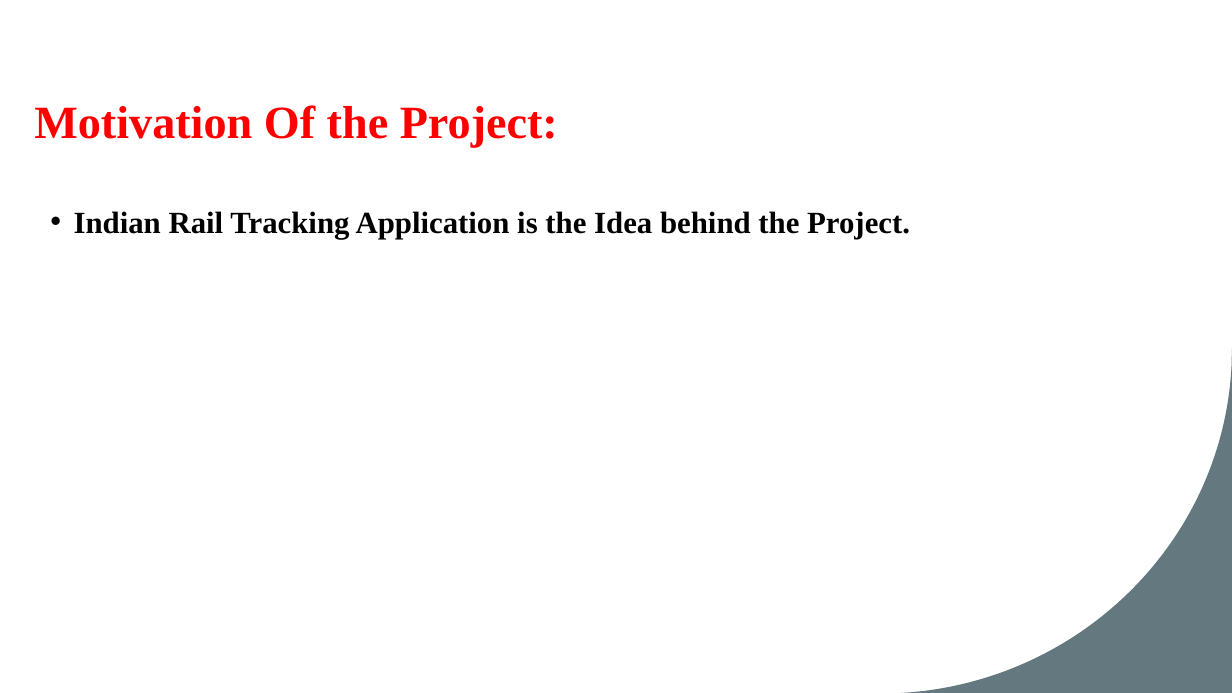
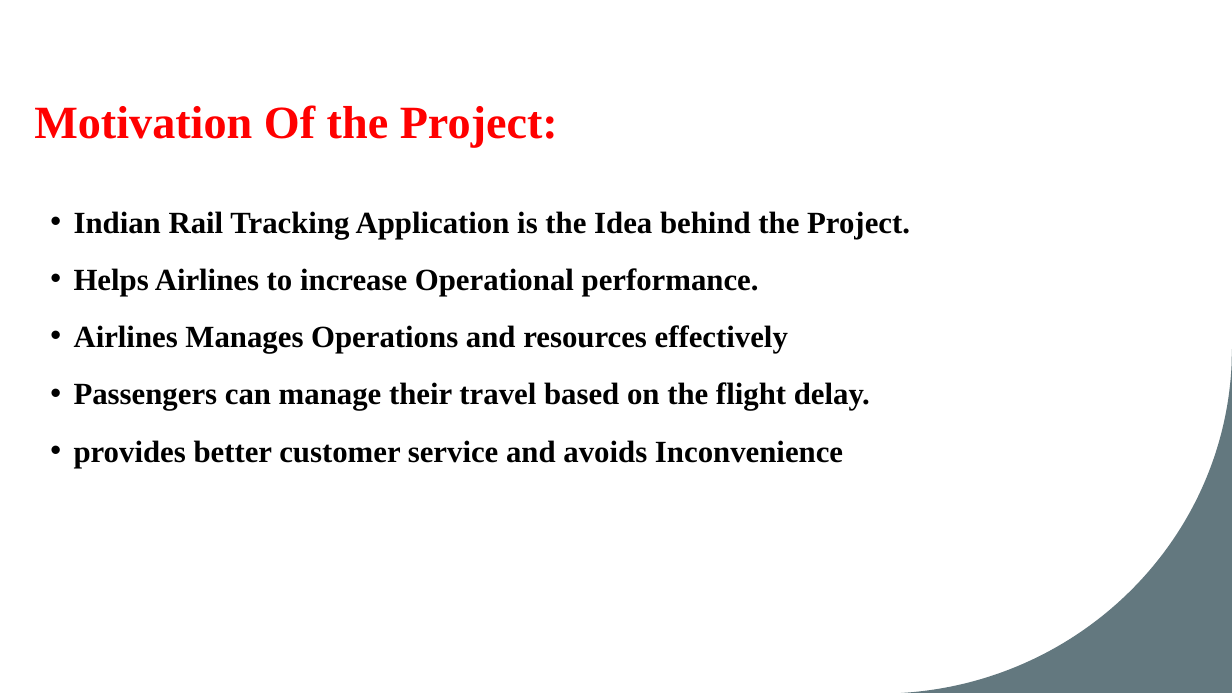
Before and after one commit to vinay-polanki/ATC_R_Project, a slide deck: slide 3 of Atc & Visualisation.pptx. Drawn at 1232x693 pixels with LibreOffice and Linux fonts; fonts in the diff are those of the drawing. Boxes give left, top, right and bottom in pixels: in the first picture for what was removed or moved away, otherwise in the second. Text is boxed around its words. In the diff, an @@ line names an element or a change of style, - is before the commit and + after.

```diff
--- a/Atc & Visualisation.pptx
+++ b/Atc & Visualisation.pptx
@@ text at (x1=74, y1=268, x2=870, y2=468): paragraphs added @@
+• Helps Airlines to increase Operational performance.
+• Airlines Manages Operations and resources effectively
+• Passengers can manage their travel based on the flight delay.
+• provides better customer service and avoids Inconvenience
```
Also in this commit, not shown: 3 other slides changed, 3 slides added, 1 slide removed, 1 other file.
